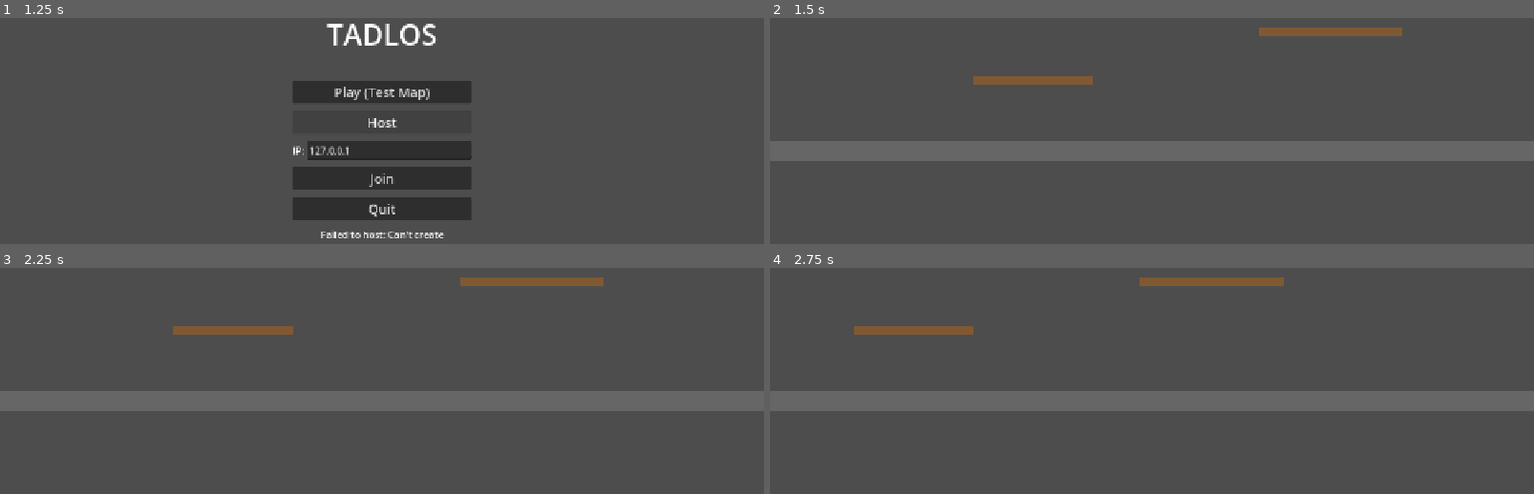
Above: before the commit, frames 1-4 (two rows, left to right).
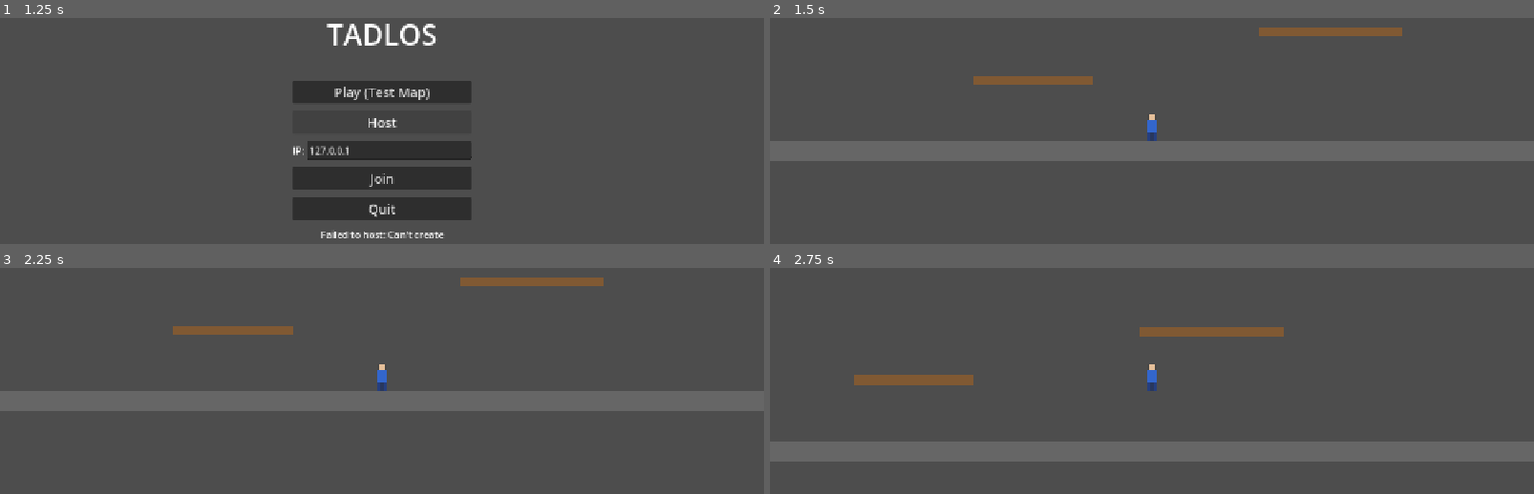
Above: after the commit, the same moments.

Repository: kfiggins/tadlos
Game: Godot game, scene res://scenes/Main.tscn
Two runs of this game, one before a commit and one after it. Both use one fixed random seed, a clock stepped at 60 frames per second and the inputs below.
Inputs (mouse positions are in pixels of both pictures, inside the frame that each line leads up to):
- Up to frame 1 (1.25 s): click "Host" at 0.5 s
- Up to frame 2 (1.5 s): click "Play (Test Map)" at 1.25 s
- Up to frame 3 (2.25 s): tap Enter at 2 s; move the mouse to (550, 356) at 2.02 s; hold D (move_right) from 2.03 s (still down); tap Ctrl (dive) at 2.1 s
- Up to frame 4 (2.75 s): keep holding D (move_right); tap Space (jump) at 2.27 s

Frame 1 is identical in both runs. In frame 2, 0.1% of the frame differs, in the area x 49-51%, y 42-55%; in frame 3, 0.1%; in frame 4, 21%, in the area x 0-100%, y 4-86%.

Commit message:
Fix platform collisions and add placeholder player sprite
Platform1/Platform2 shared the floor's 2000x32 collision shape, creating
invisible walls across the map. Give each platform and wall its own
correctly-sized shape (200x16, 240x16, 32x400). Add a simple colored
placeholder sprite (head/body/legs) to both Player and NetworkedPlayer
so the character is visible.

Co-Authored-By: Claude Opus 4.6 <noreply@anthropic.com>

Diff:
--- a/scenes/GameWorld.tscn
+++ b/scenes/GameWorld.tscn
@@ -5,6 +5,15 @@
 
 [sub_resource type="RectangleShape2D" id="RectangleShape2D_floor"]
 size = Vector2(2000, 32)
+
+[sub_resource type="RectangleShape2D" id="RectangleShape2D_plat1"]
+size = Vector2(200, 16)
+
+[sub_resource type="RectangleShape2D" id="RectangleShape2D_plat2"]
+size = Vector2(240, 16)
+
+[sub_resource type="RectangleShape2D" id="RectangleShape2D_wall"]
+size = Vector2(32, 400)
 
 [node name="GameWorld" type="Node2D"]
 script = ExtResource("1_gameworld")
@@ -31,7 +40,7 @@
 position = Vector2(200, 200)
 
 [node name="PlatShape" type="CollisionShape2D" parent="Platform1"]
-shape = SubResource("RectangleShape2D_floor")
+shape = SubResource("RectangleShape2D_plat1")
 
 [node name="PlatVisual" type="ColorRect" parent="Platform1"]
 offset_left = -100.0
@@ -44,7 +53,7 @@
 position = Vector2(700, 120)
 
 [node name="PlatShape" type="CollisionShape2D" parent="Platform2"]
-shape = SubResource("RectangleShape2D_floor")
+shape = SubResource("RectangleShape2D_plat2")
 
 [node name="PlatVisual" type="ColorRect" parent="Platform2"]
 offset_left = -120.0
@@ -57,8 +66,7 @@
 position = Vector2(-400, 160)
 
 [node name="WallShape" type="CollisionShape2D" parent="WallLeft"]
-shape = SubResource("RectangleShape2D_floor")
-rotation = 1.5708
+shape = SubResource("RectangleShape2D_wall")
 
 [node name="WallVisual" type="ColorRect" parent="WallLeft"]
 offset_left = -16.0
@@ -71,8 +79,7 @@
 position = Vector2(1600, 160)
 
 [node name="WallShape" type="CollisionShape2D" parent="WallRight"]
-shape = SubResource("RectangleShape2D_floor")
-rotation = 1.5708
+shape = SubResource("RectangleShape2D_wall")
 
 [node name="WallVisual" type="ColorRect" parent="WallRight"]
 offset_left = -16.0
--- a/scenes/MovementTestMap.tscn
+++ b/scenes/MovementTestMap.tscn
@@ -4,6 +4,15 @@
 
 [sub_resource type="RectangleShape2D" id="RectangleShape2D_floor"]
 size = Vector2(2000, 32)
+
+[sub_resource type="RectangleShape2D" id="RectangleShape2D_plat1"]
+size = Vector2(200, 16)
+
+[sub_resource type="RectangleShape2D" id="RectangleShape2D_plat2"]
+size = Vector2(240, 16)
+
+[sub_resource type="RectangleShape2D" id="RectangleShape2D_wall"]
+size = Vector2(32, 400)
 
 [node name="MovementTestMap" type="Node2D"]
 
@@ -27,7 +36,7 @@
 position = Vector2(200, 200)
 
 [node name="PlatShape" type="CollisionShape2D" parent="Platform1"]
-shape = SubResource("RectangleShape2D_floor")
+shape = SubResource("RectangleShape2D_plat1")
 
 [node name="PlatVisual" type="ColorRect" parent="Platform1"]
 offset_left = -100.0
@@ -40,7 +49,7 @@
 position = Vector2(700, 120)
 
 [node name="PlatShape" type="CollisionShape2D" parent="Platform2"]
-shape = SubResource("RectangleShape2D_floor")
+shape = SubResource("RectangleShape2D_plat2")
 
 [node name="PlatVisual" type="ColorRect" parent="Platform2"]
 offset_left = -120.0
@@ -53,8 +62,7 @@
 position = Vector2(-400, 160)
 
 [node name="WallShape" type="CollisionShape2D" parent="WallLeft"]
-shape = SubResource("RectangleShape2D_floor")
-rotation = 1.5708
+shape = SubResource("RectangleShape2D_wall")
 
 [node name="WallVisual" type="ColorRect" parent="WallLeft"]
 offset_left = -16.0
@@ -67,8 +75,7 @@
 position = Vector2(1600, 160)
 
 [node name="WallShape" type="CollisionShape2D" parent="WallRight"]
-shape = SubResource("RectangleShape2D_floor")
-rotation = 1.5708
+shape = SubResource("RectangleShape2D_wall")
 
 [node name="WallVisual" type="ColorRect" parent="WallRight"]
 offset_left = -16.0
--- a/scripts/player/NetworkedPlayer.gd
+++ b/scripts/player/NetworkedPlayer.gd
@@ -35,6 +35,8 @@
 
 
 func _ready() -> void:
+	_create_placeholder_sprite()
+
 	if is_multiplayer_authority():
 		var camera := Camera2D.new()
 		camera.name = "Camera2D"
@@ -294,3 +296,22 @@
 	if should_face_right != _facing_right:
 		_facing_right = should_face_right
 		$Sprite2D.flip_h = not _facing_right
+
+
+func _create_placeholder_sprite() -> void:
+	var img := Image.create(24, 48, false, Image.FORMAT_RGBA8)
+	# Head (skin tone)
+	for y in range(0, 12):
+		for x in range(6, 18):
+			img.set_pixel(x, y, Color(0.9, 0.75, 0.6))
+	# Body (blue)
+	for y in range(12, 32):
+		for x in range(4, 20):
+			img.set_pixel(x, y, Color(0.2, 0.4, 0.8))
+	# Legs (dark blue)
+	for y in range(32, 48):
+		for x in range(5, 11):
+			img.set_pixel(x, y, Color(0.15, 0.25, 0.5))
+		for x in range(13, 19):
+			img.set_pixel(x, y, Color(0.15, 0.25, 0.5))
+	$Sprite2D.texture = ImageTexture.create_from_image(img)
--- a/scripts/player/PlayerController.gd
+++ b/scripts/player/PlayerController.gd
@@ -7,6 +7,10 @@
 var fuel: float = MovementTuning.JETPACK_MAX_FUEL
 var aim_angle: float = 0.0
 var _facing_right: bool = true
+
+
+func _ready() -> void:
+	_create_placeholder_sprite()
 
 
 func _physics_process(delta: float) -> void:
@@ -129,3 +133,22 @@
 	if should_face_right != _facing_right:
 		_facing_right = should_face_right
 		$Sprite2D.flip_h = not _facing_right
+
+
+func _create_placeholder_sprite() -> void:
+	var img := Image.create(24, 48, false, Image.FORMAT_RGBA8)
+	# Head (skin tone)
+	for y in range(0, 12):
+		for x in range(6, 18):
+			img.set_pixel(x, y, Color(0.9, 0.75, 0.6))
+	# Body (blue)
+	for y in range(12, 32):
+		for x in range(4, 20):
+			img.set_pixel(x, y, Color(0.2, 0.4, 0.8))
+	# Legs (dark blue)
+	for y in range(32, 48):
+		for x in range(5, 11):
+			img.set_pixel(x, y, Color(0.15, 0.25, 0.5))
+		for x in range(13, 19):
+			img.set_pixel(x, y, Color(0.15, 0.25, 0.5))
+	$Sprite2D.texture = ImageTexture.create_from_image(img)
